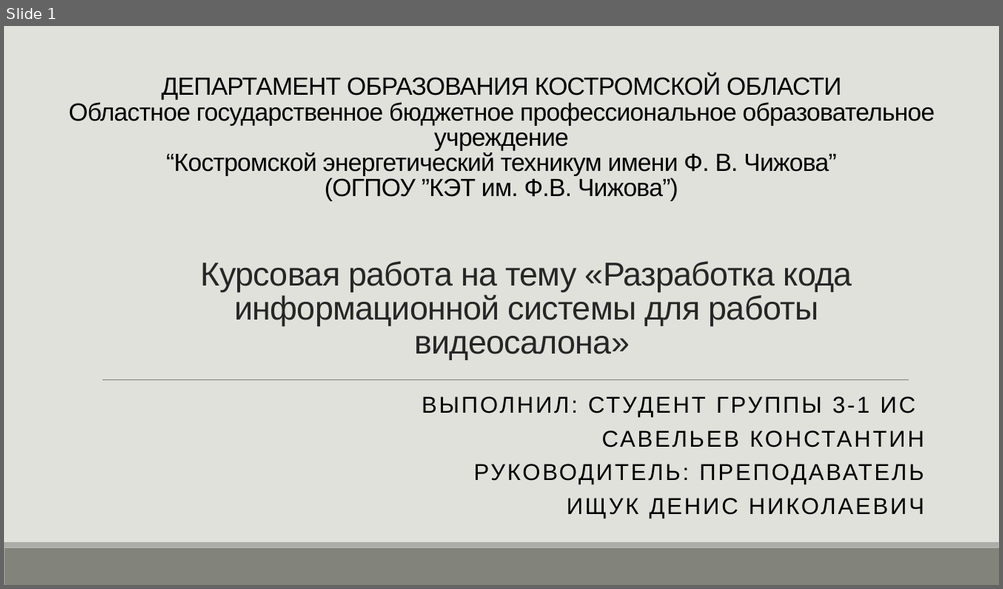
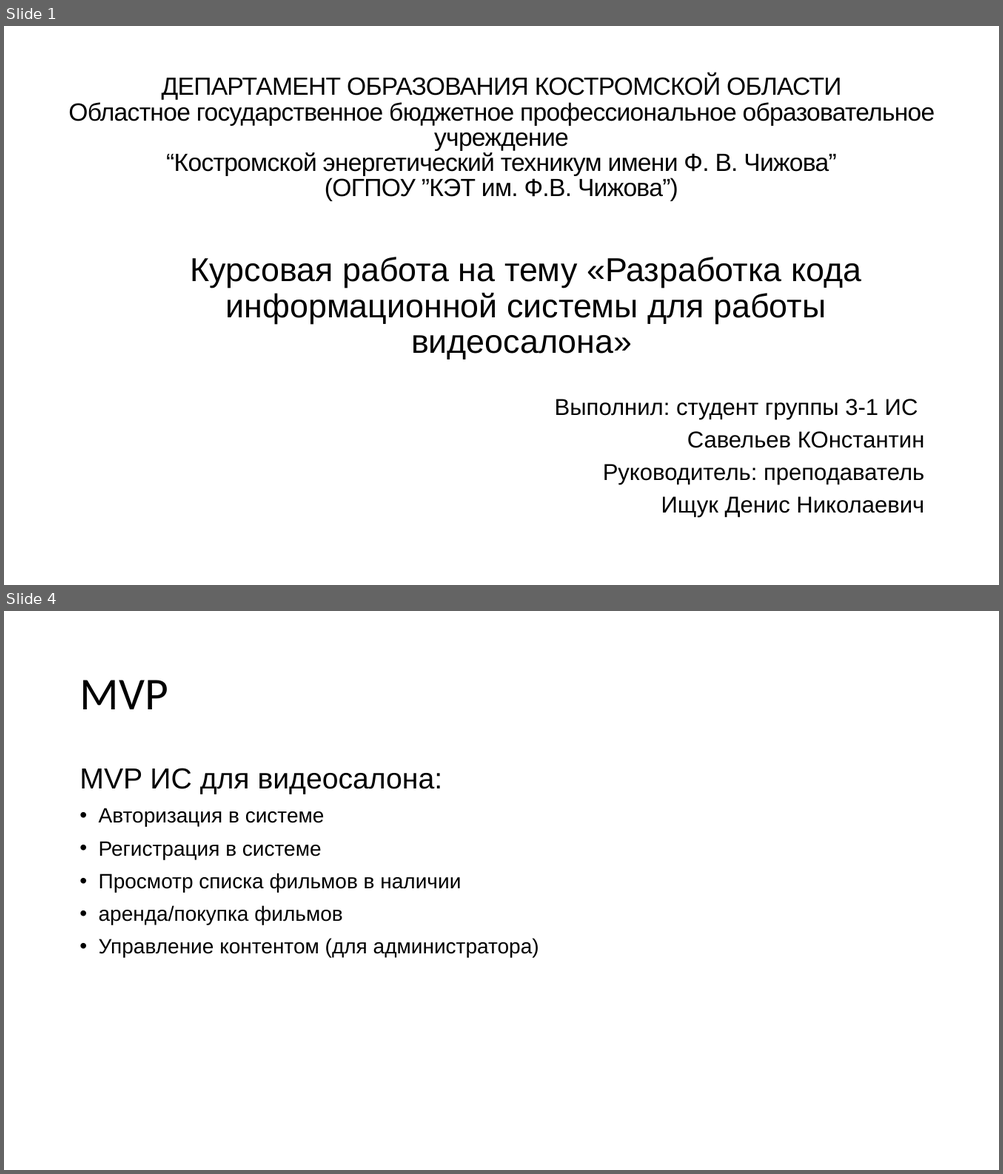
Before and after one commit to H3LLG0/Cursovoi, a slide deck: DOCS/презентация к карсовому проекту.pptx. Shown one above the other, each under a label of ours: slide 1 before the commit, slides 1 and 4 after it; the slides between them are not shown. The pictures are 1003x589 and 1003x1174 pixels, drawn with LibreOffice and Linux fonts; fonts in the diff are those of the drawing. Boxes give left, top, right and bottom in pixels: in the first picture for what was removed or moved away, otherwise in the second. Text is boxed around its words. In the diff, an @@ line names an element or a change of style, - is before the commit and + after.

```diff
--- a/DOCS/презентация к карсовому проекту.pptx
+++ b/DOCS/презентация к карсовому проекту.pptx
@@ slide 4 added at (4, 611, 999, 1170), background #FFFFFF @@
@@ title added at (79, 680, 168, 709), 44 pt, text #000000 @@
+MVP
@@ text added at (79, 768, 539, 957), 20 pt, text #000000 @@
+MVP ИС для видеосалона:
+• Авторизация в системе
+• Регистрация в системе
+• Просмотр списка фильмов в наличии
+• аренда/покупка фильмов
+• Управление контентом (для администратора)
@@ slide 1 changed as well @@
@@ background #E1E1DB to #FFFFFF @@
@@ title "Курсовая работа на тему «Разработка ..." at (190, 257, 861, 360): text colour #262626 to #000000, letter spacing -0.5 to 0 pt; line spacing 0.85 to 0.9 @@
@@ line removed from (102, 380) to (908, 380) @@
@@ subtitle at (555, 399, 925, 517): text changed @@
-ВЫПОЛНИЛ: СТУДЕНТ ГРУППЫ 3-1 ИС
-САВЕЛЬЕВ КОНСТАНТИН
-РУКОВОДИТЕЛЬ: ПРЕПОДАВАТЕЛЬ
-ИЩУК ДЕНИС НИКОЛАЕВИЧ
+Выполнил: студент группы 3-1 ИС
+Савельев КОнстантин
+Руководитель: преподаватель
+Ищук Денис Николаевич
@@ rectangle removed at (4, 548, 999, 585) @@
@@ rectangle removed at (4, 543, 999, 548) @@
```
Also in this commit, not shown: 12 other slides changed, 1 slide removed, 16 other files.
